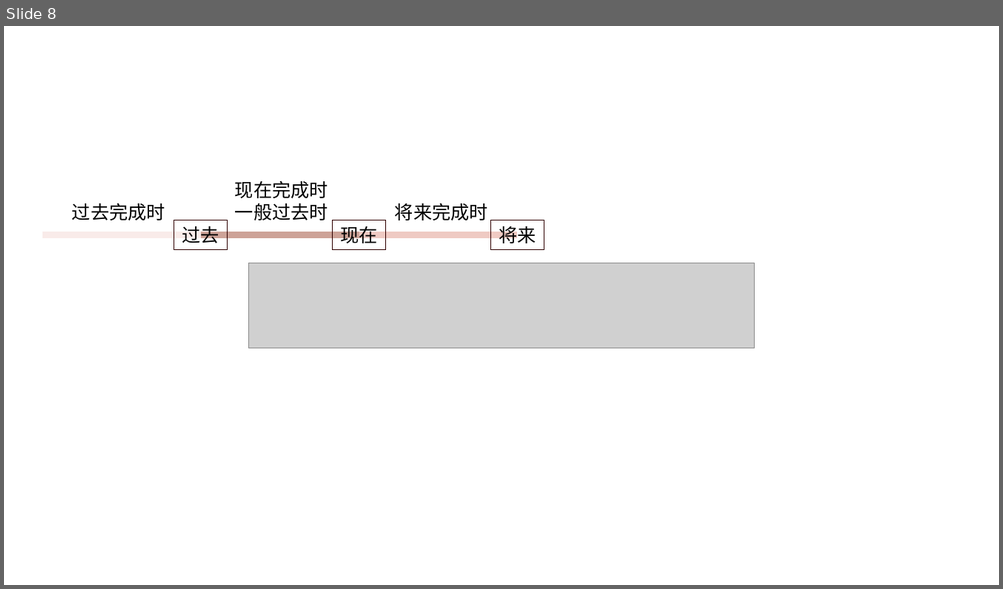
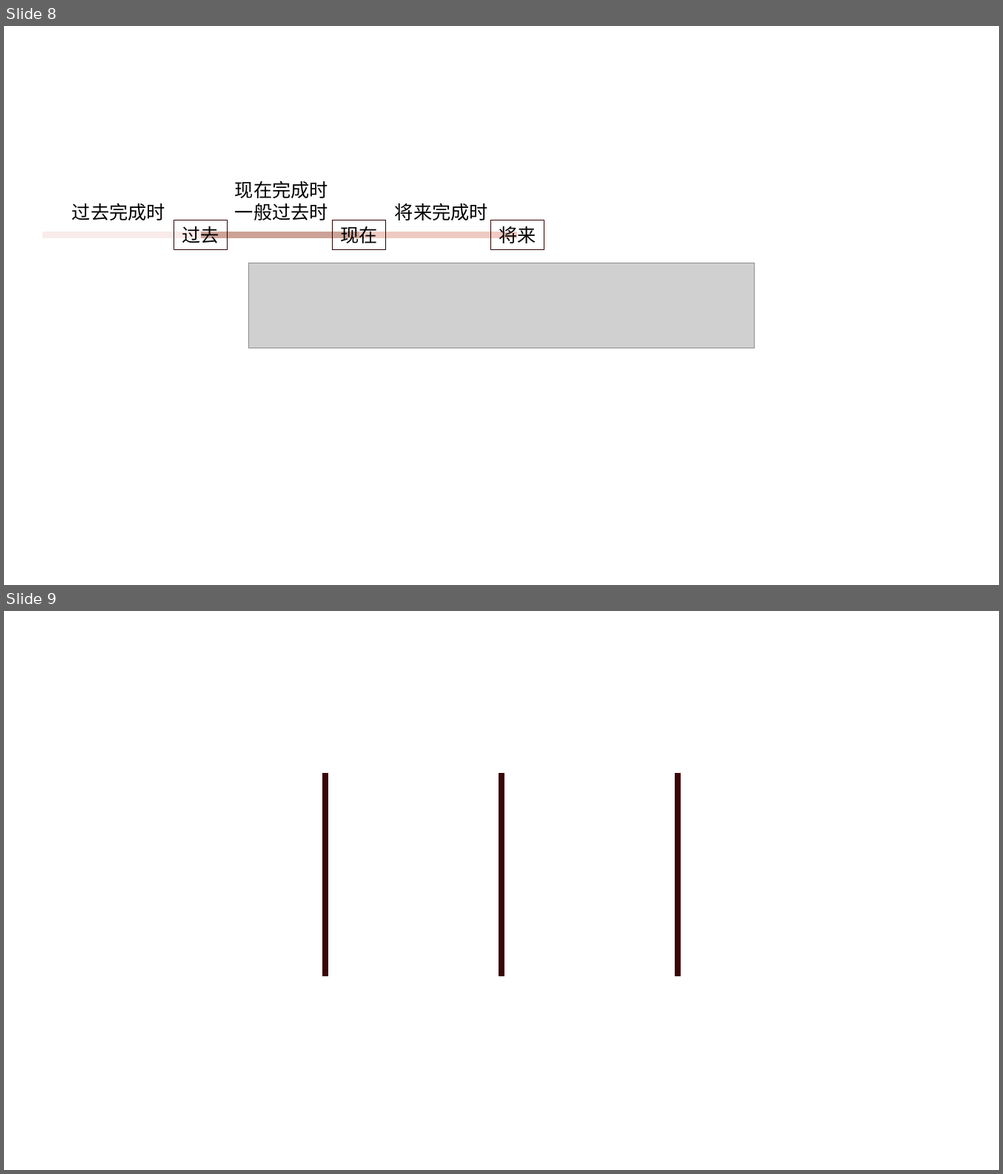
Before and after one commit to LolitaSian/LolitaSian.github.io, a slide deck: img/pic.pptx. Shown one above the other, each under a label of ours: slide 8 before the commit, slides 8 and 9 after it. The pictures are 1003x589 and 1003x1174 pixels, drawn with LibreOffice and Linux fonts; fonts in the diff are those of the drawing; grey boxes stand for pictures. Boxes give left, top, right and bottom in pixels: in the first picture for what was removed or moved away, otherwise in the second. Text is boxed around its words. In the diff, an @@ line names an element or a change of style, - is before the commit and + after.

```diff
--- a/img/pic.pptx
+++ b/img/pic.pptx
@@ slide 9 added at bbox=[4, 611, 999, 1170], background #FFFFFF @@
@@ line added from (325, 774) to (325, 977), #390606 6 pt @@
@@ line added from (502, 774) to (502, 977), #390606 6 pt @@
@@ line added from (677, 774) to (677, 977), #390606 6 pt @@
```
Also in this commit, not shown: 1 slide removed, 9 other files.
